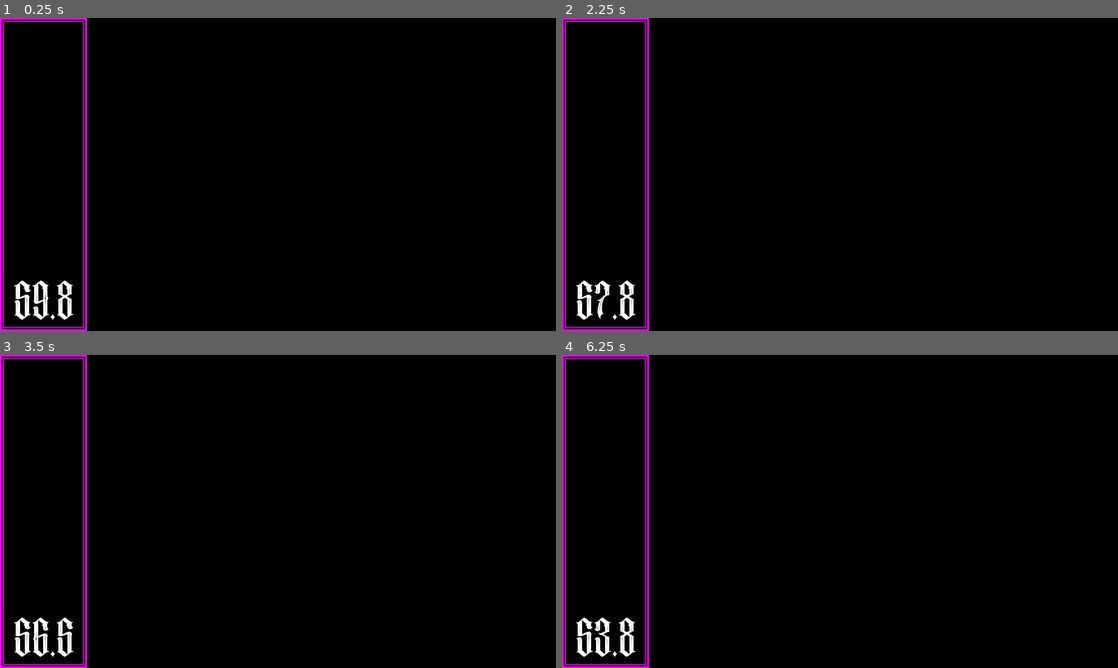
Above: before the commit, frames 1-4 (two rows, left to right).
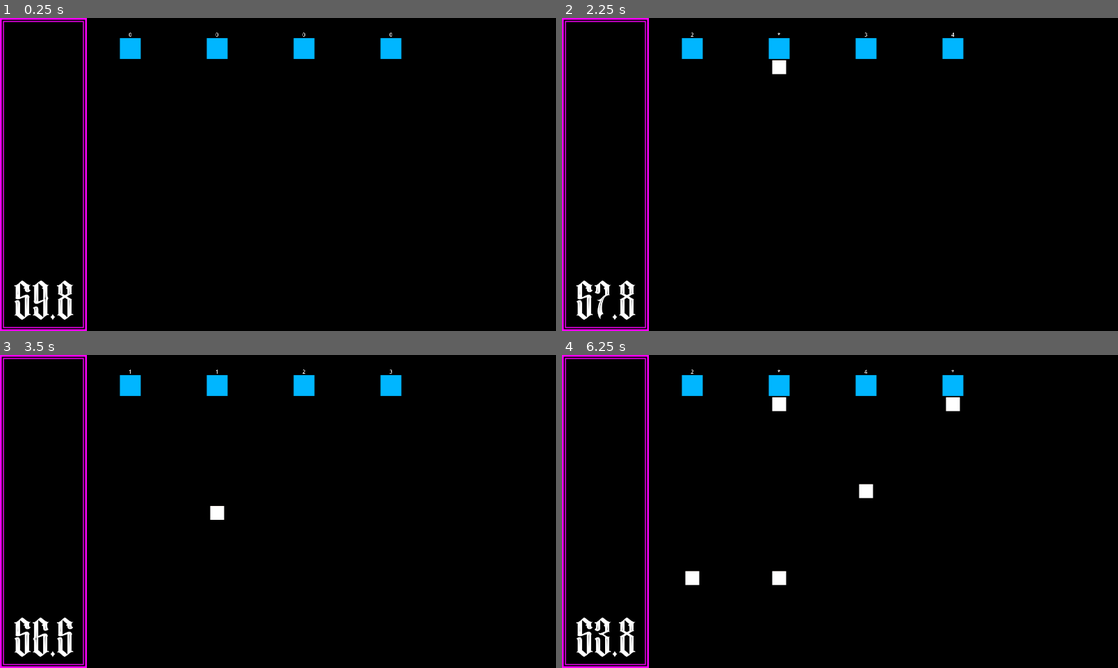
Above: after the commit, the same moments.

Repository: jwant/nefe
Game: Godot game, scene res://entities/utilities/no_escape_from_earth.tscn
The game is run twice, just before and just after one commit, with the same random seed, the same clock (stepped at 60 frames per second) and the same inputs.
Inputs:
- Up to frame 1 (0.25 s): no input
- Up to frame 2 (2.25 s): tap Enter at 0.5 s
- Up to frame 3 (3.5 s): no input
- Up to frame 4 (6.25 s): no input

The runs differ from the first frame. In frame 1, 1.1% of the frame differs, in the area x 21-73%, y 4-14%; in frame 2, 1.2%; in frame 3, 1.2%; in frame 4, 1.7%, in the area x 21-73%, y 4-74%.

Commit message:
feat: towers

Diff:
--- a/entities/battlefield/battlefield.gd
+++ b/entities/battlefield/battlefield.gd
@@ -7,7 +7,6 @@
 
 func _ready():
 	previous_time = int( count_down_timer.time_left )
-	print(previous_time)
 
 func _process(_delta):
 	count_down_label.text = "%04.1f" % count_down_timer.time_left
--- a/entities/battlefield/battlefield.tscn
+++ b/entities/battlefield/battlefield.tscn
@@ -1,8 +1,9 @@
-[gd_scene load_steps=4 format=3 uid="uid://2k0vx4uihyxw"]
+[gd_scene load_steps=5 format=3 uid="uid://2k0vx4uihyxw"]
 
 [ext_resource type="PackedScene" uid="uid://2tigku23stpw" path="res://entities/background/background.tscn" id="1_dji8l"]
 [ext_resource type="Script" uid="uid://cnt03pvax1hp" path="res://entities/battlefield/battlefield.gd" id="1_yrw75"]
 [ext_resource type="PackedScene" uid="uid://bceyhx4qm6sau" path="res://entities/ui/count_down/count_down.tscn" id="3_gt0yh"]
+[ext_resource type="PackedScene" uid="uid://cneo82uvk7quq" path="res://entities/tower/bullet_tower/bullet_tower.tscn" id="5_ssfyx"]
 
 [node name="Battlefield" type="Node2D"]
 script = ExtResource("1_yrw75")
@@ -17,5 +18,24 @@
 
 [node name="CountDownTimer" type="Timer" parent="."]
 wait_time = 60.0
-one_shot = true
 autostart = true
+
+[node name="BulletTower" parent="." instance=ExtResource("5_ssfyx")]
+position = Vector2(300, 70)
+scale = Vector2(0.75, 0.75)
+starting_cooldown = 3
+
+[node name="BulletTower2" parent="." instance=ExtResource("5_ssfyx")]
+position = Vector2(500, 70)
+scale = Vector2(0.75, 0.75)
+starting_cooldown = 1
+
+[node name="BulletTower3" parent="." instance=ExtResource("5_ssfyx")]
+position = Vector2(700, 70)
+scale = Vector2(0.75, 0.75)
+starting_cooldown = 4
+
+[node name="BulletTower4" parent="." instance=ExtResource("5_ssfyx")]
+position = Vector2(900, 70)
+scale = Vector2(0.75, 0.75)
+starting_cooldown = 5
--- /dev/null
+++ b/entities/tower/bullet_tower/bullet/bullet.gd
@@ -0,0 +1,6 @@
+extends Area2D
+
+var speed: float = 200
+
+func _process(delta):
+	position += Vector2(0, speed * delta)
--- /dev/null
+++ b/entities/tower/bullet_tower/bullet/bullet.tscn
@@ -0,0 +1,20 @@
+[gd_scene load_steps=4 format=3 uid="uid://kpillceaswhm"]
+
+[ext_resource type="Script" uid="uid://df1j67amu2uce" path="res://entities/tower/bullet_tower/bullet/bullet.gd" id="1_blpv1"]
+[ext_resource type="Texture2D" uid="uid://ccmtdco5v8b7u" path="res://assets/art/colorgrid.png" id="2_0rh7v"]
+
+[sub_resource type="RectangleShape2D" id="RectangleShape2D_rfguu"]
+size = Vector2(64, 64)
+
+[node name="Bullet" type="Area2D"]
+script = ExtResource("1_blpv1")
+
+[node name="Sprite2D" type="Sprite2D" parent="."]
+scale = Vector2(0.5, 0.5)
+texture = ExtResource("2_0rh7v")
+region_enabled = true
+region_rect = Rect2(64, 192, 64, 64)
+
+[node name="CollisionShape2D" type="CollisionShape2D" parent="."]
+scale = Vector2(0.5, 0.5)
+shape = SubResource("RectangleShape2D_rfguu")
--- /dev/null
+++ b/entities/tower/bullet_tower/bullet_tower.gd
@@ -0,0 +1,8 @@
+extends Tower
+
+const BULLET = preload("res://entities/tower/bullet_tower/bullet/bullet.tscn")
+
+func _activate():
+	var bullet = BULLET.instantiate()
+	bullet.position = position
+	get_parent().add_child(bullet)
--- /dev/null
+++ b/entities/tower/bullet_tower/bullet_tower.tscn
@@ -0,0 +1,38 @@
+[gd_scene load_steps=4 format=3 uid="uid://cneo82uvk7quq"]
+
+[ext_resource type="Script" uid="uid://cx57xfuka2803" path="res://entities/tower/bullet_tower/bullet_tower.gd" id="1_nvq5p"]
+[ext_resource type="Texture2D" uid="uid://ccmtdco5v8b7u" path="res://assets/art/colorgrid.png" id="2_sgdwx"]
+
+[sub_resource type="RectangleShape2D" id="RectangleShape2D_ltll8"]
+size = Vector2(64, 64)
+
+[node name="BulletTower" type="Node2D"]
+script = ExtResource("1_nvq5p")
+metadata/_custom_type_script = "uid://0ob3q2456fgf"
+
+[node name="Area2D" type="Area2D" parent="."]
+
+[node name="Sprite2D" type="Sprite2D" parent="Area2D"]
+texture_filter = 1
+texture = ExtResource("2_sgdwx")
+region_enabled = true
+region_rect = Rect2(64, 0, 64, 64)
+
+[node name="CollisionShape2D" type="CollisionShape2D" parent="Area2D"]
+shape = SubResource("RectangleShape2D_ltll8")
+
+[node name="Stats" type="Control" parent="."]
+layout_mode = 3
+anchors_preset = 0
+offset_right = 40.0
+offset_bottom = 40.0
+
+[node name="CoolDown" type="Label" parent="Stats"]
+texture_filter = 1
+layout_mode = 0
+offset_left = -32.0
+offset_top = -54.0
+offset_right = 32.0
+offset_bottom = 10.0
+text = "1"
+horizontal_alignment = 1
--- /dev/null
+++ b/entities/tower/tower.gd
@@ -0,0 +1,25 @@
+extends Node2D
+class_name Tower
+
+@export var starting_cooldown: int
+var cooldown: int = starting_cooldown
+@onready var cooldown_label: Label = $Stats/CoolDown
+
+
+func _ready():
+	GameManager.second_tick.connect(self._on_second_tick)
+	cooldown_label.text = str(cooldown)
+
+func _on_second_tick():
+	cooldown -= 1
+	if cooldown > 0:
+		cooldown_label.text = str(cooldown)
+	if cooldown == 0:
+		cooldown_label.text = "*"
+		_activate()
+	if cooldown < 0:
+		cooldown = starting_cooldown
+		cooldown_label.text = str(cooldown)
+
+func _activate():
+	pass
--- /dev/null
+++ b/entities/tower/tower.tscn
@@ -0,0 +1,37 @@
+[gd_scene load_steps=4 format=3 uid="uid://bs2ci5ce3cg2u"]
+
+[ext_resource type="Script" uid="uid://0ob3q2456fgf" path="res://entities/tower/tower.gd" id="1_e2b0r"]
+[ext_resource type="Texture2D" uid="uid://ccmtdco5v8b7u" path="res://assets/art/colorgrid.png" id="2_uvpmh"]
+
+[sub_resource type="RectangleShape2D" id="RectangleShape2D_uvpmh"]
+size = Vector2(64, 64)
+
+[node name="BaseTower" type="Node2D"]
+script = ExtResource("1_e2b0r")
+
+[node name="Area2D" type="Area2D" parent="."]
+
+[node name="Sprite2D" type="Sprite2D" parent="Area2D"]
+texture_filter = 1
+texture = ExtResource("2_uvpmh")
+region_enabled = true
+region_rect = Rect2(64, 0, 64, 64)
+
+[node name="CollisionShape2D" type="CollisionShape2D" parent="Area2D"]
+shape = SubResource("RectangleShape2D_uvpmh")
+
+[node name="Stats" type="Control" parent="."]
+layout_mode = 3
+anchors_preset = 0
+offset_right = 40.0
+offset_bottom = 40.0
+
+[node name="CoolDown" type="Label" parent="Stats"]
+texture_filter = 1
+layout_mode = 0
+offset_left = -32.0
+offset_top = -54.0
+offset_right = 32.0
+offset_bottom = 10.0
+text = "1"
+horizontal_alignment = 1
--- a/entities/utilities/game_manager/game_manager.gd
+++ b/entities/utilities/game_manager/game_manager.gd
@@ -1,3 +1,4 @@
 extends Node2D
 
+@warning_ignore("unused_signal")
 signal second_tick
Not shown, added: entities/tower/bullet_tower/bullet/bullet.gd.uid
Not shown, added: entities/tower/bullet_tower/bullet_tower.gd.uid
Not shown, added: entities/tower/tower.gd.uid
